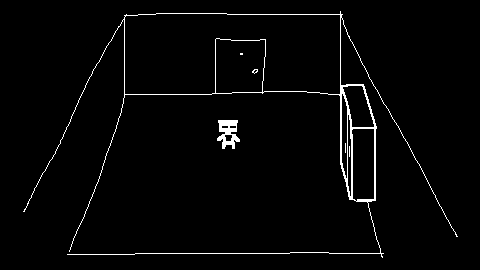
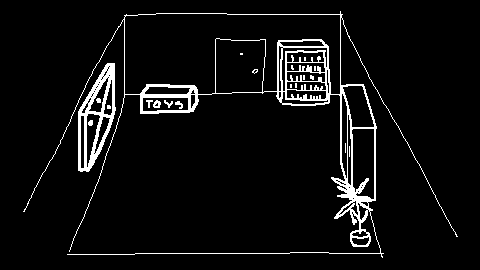
Two versions of the same layered image (480 × 270). Layer-by-layer changes:
added layer "INT_Plant" above "INT_Window" over [331,177,373,247]
added layer "INT_Window" above "INT_Bookshelf" over [78,63,116,172]
added layer "INT_Bookshelf" above "INT_Toys" over [276,39,331,106]
added layer "INT_Toys" above "WARDROBE" over [140,84,199,114]
hid "PLAYER REF" over [217,120,240,149]
